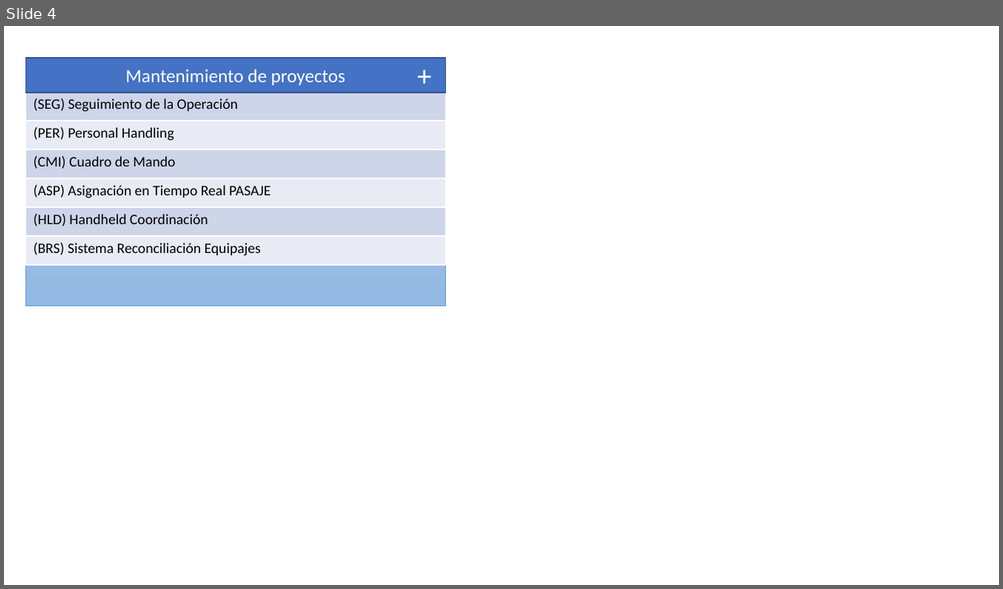
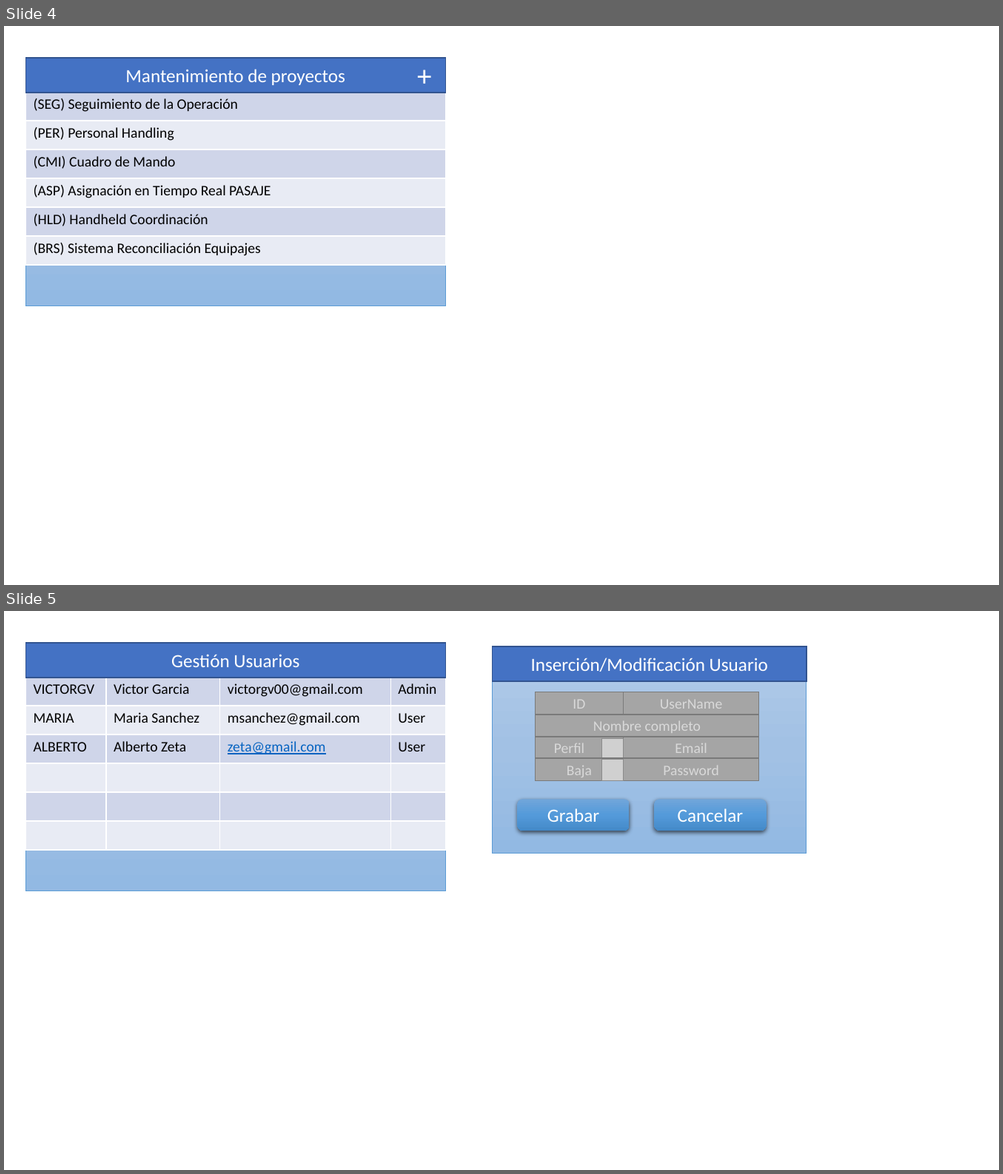
Before and after one commit to victorgv/CleverHelpDesk, a slide deck: doc/Prototipos.pptx. Shown one above the other, each under a label of ours: slide 4 before the commit, slides 4 and 5 after it. The pictures are 1003x589 and 1003x1174 pixels, drawn with LibreOffice and Linux fonts; fonts in the diff are those of the drawing; grey boxes stand for pictures. Boxes give left, top, right and bottom in pixels: in the first picture for what was removed or moved away, otherwise in the second. Text is boxed around its words. In the diff, an @@ line names an element or a change of style, - is before the commit and + after.

Commit message:
Finalizada gestión usuarios, inicidad consulta tickets

```diff
--- a/doc/Prototipos.pptx
+++ b/doc/Prototipos.pptx
@@ slide 5 added at (4,611,999,1170), background #FFFFFF @@
@@ rectangle added at (25,643,445,891), fill gradient #B1CBE9 to #A3C1E5 to #93B9E4, outline #5B9BD5 0.5 pt @@
@@ table added at (25,647,446,850), 7 rows, 4 columns @@
+ |  |  | 
+VICTORGV | Victor Garcia | victorgv00@gmail.com | Admin
+MARIA | Maria Sanchez | msanchez@gmail.com | User
+ALBERTO | Alberto Zeta | zeta@gmail.com | User
+ |  |  | 
+ |  |  | 
+ |  |  | 
@@ rectangle added at (25,643,445,678), fill #4472C4, outline #325491 1 pt, 18 pt, text #FFFFFF @@
+Gestión Usuarios
@@ rectangle added at (492,647,807,854), fill gradient #B1CBE9 to #A3C1E5 to #93B9E4, outline #5B9BD5 0.5 pt @@
@@ rectangle added at (492,647,807,682), fill #4472C4, outline #325491 1 pt, 18 pt, text #FFFFFF @@
+Inserción/Modificación Usuario
@@ rectangle added at (535,692,623,715), fill #A5A5A5, outline #7A7A7A 1 pt, 14 pt, text #D9D9D9 @@
+ID
@@ rectangle added at (623,692,759,715), fill #A5A5A5, outline #7A7A7A 1 pt, 14 pt, text #D9D9D9 @@
+UserName
@@ rectangle added at (535,715,759,737), fill #A5A5A5, outline #7A7A7A 1 pt, 14 pt, text #D9D9D9 @@
+Nombre completo
@@ rectangle added at (535,737,623,760), fill #A5A5A5, outline #7A7A7A 1 pt, 14 pt, text #D9D9D9 @@
+Perfil
@@ picture added at (603,738,623,760) @@
@@ rectangle added at (623,737,759,760), fill #A5A5A5, outline #7A7A7A 1 pt, 14 pt, text #D9D9D9 @@
+Email
@@ rectangle added at (535,759,623,781), fill #A5A5A5, outline #7A7A7A 1 pt, 14 pt, text #D9D9D9 @@
+Baja
@@ picture added at (603,760,623,780) @@
@@ rectangle added at (623,759,759,781), fill #A5A5A5, outline #7A7A7A 1 pt, 14 pt, text #D9D9D9 @@
+Password
@@ rounded rectangle added at (518,799,629,830), fill gradient #71A6DB to #559BDB to #448ACA, 18 pt, text #FFFFFF @@
+Grabar
@@ rounded rectangle added at (654,799,765,830), fill gradient #71A6DB to #559BDB to #448ACA, 18 pt, text #FFFFFF @@
+Cancelar
```
Also in this commit, not shown: 20 other files.
